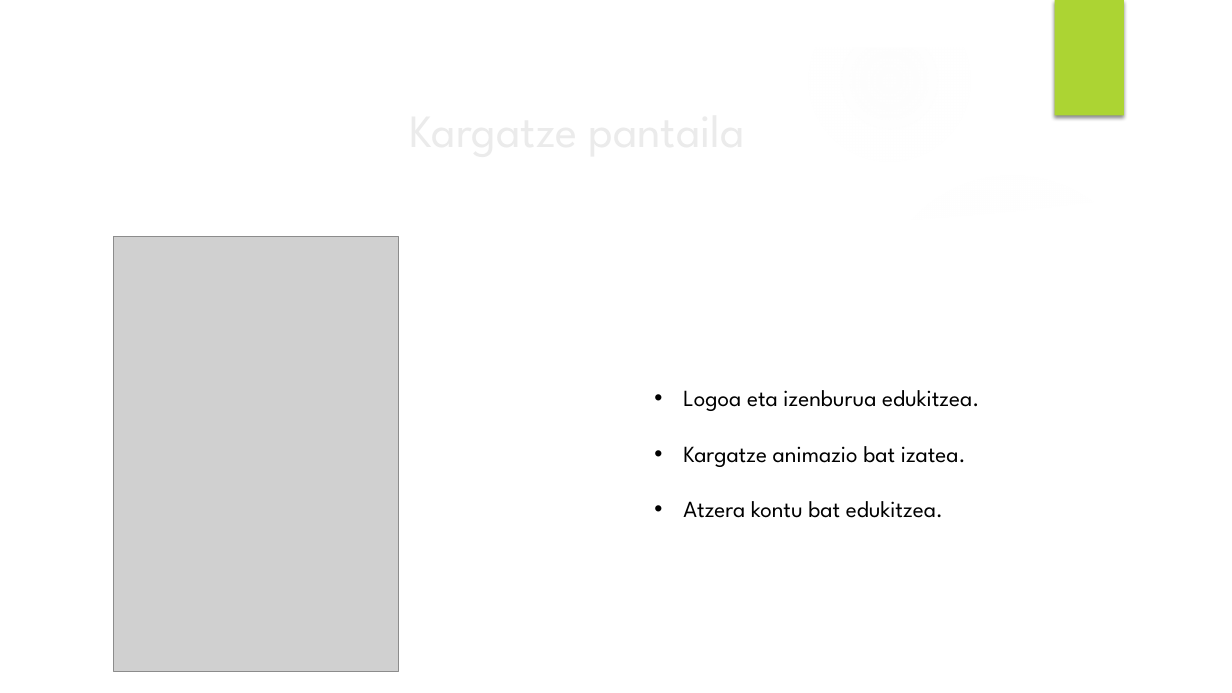
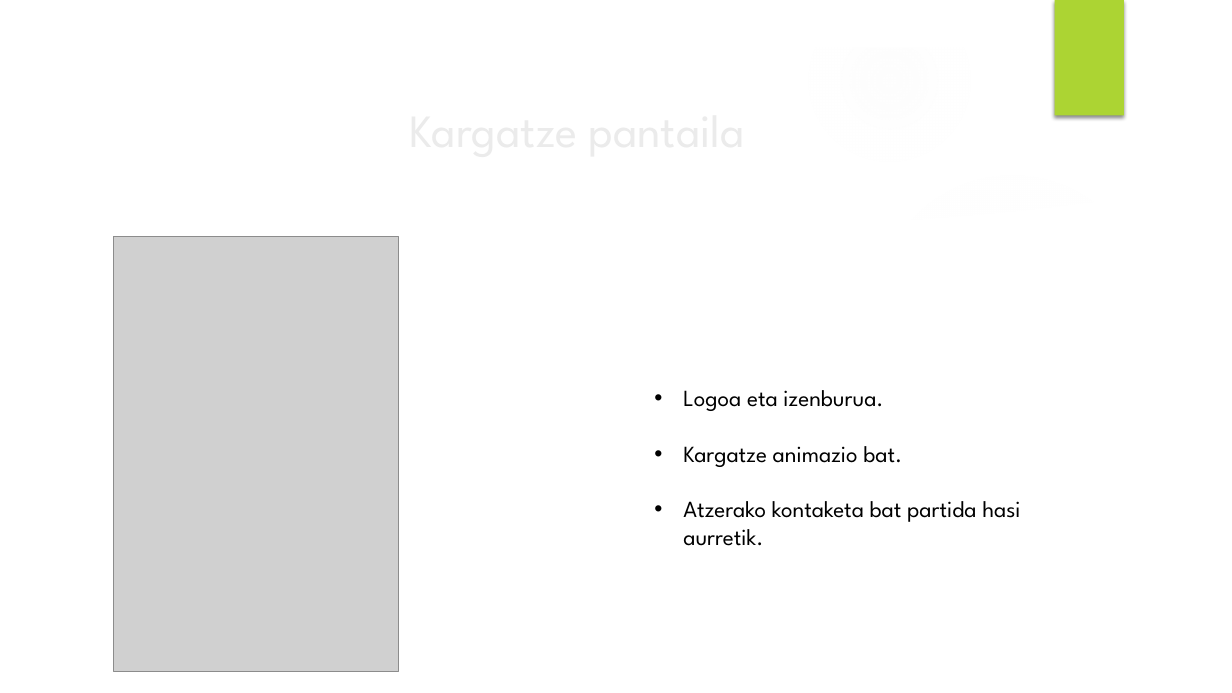
Before and after one commit to Iza666/EguneanBehin, a slide deck: slide 12 of Brain Pain powerpoint.pptx. Drawn at 1232x693 pixels with LibreOffice and Linux fonts; fonts in the diff are those of the drawing; grey boxes stand for pictures; background and template pictures are left out. Boxes give left, top, right and bottom in pixels: in the first picture for what was removed or moved away, otherwise in the second. Text is boxed around its words. In the diff, an @@ line names an element or a change of style, - is before the commit and + after.

```diff
--- a/Brain Pain powerpoint.pptx
+++ b/Brain Pain powerpoint.pptx
@@ text at bbox=[683, 390, 1020, 546]: text changed @@
-• Logoa eta izenburua edukitzea.
-• Kargatze animazio bat izatea.
-• Atzera kontu bat edukitzea.
+• Logoa eta izenburua.
+• Kargatze animazio bat.
+• Atzerako kontaketa bat partida hasi aurretik.
```
Also in this commit, not shown: 9 other slides changed, 2 slides added, 1 slide removed, 1 other file.
